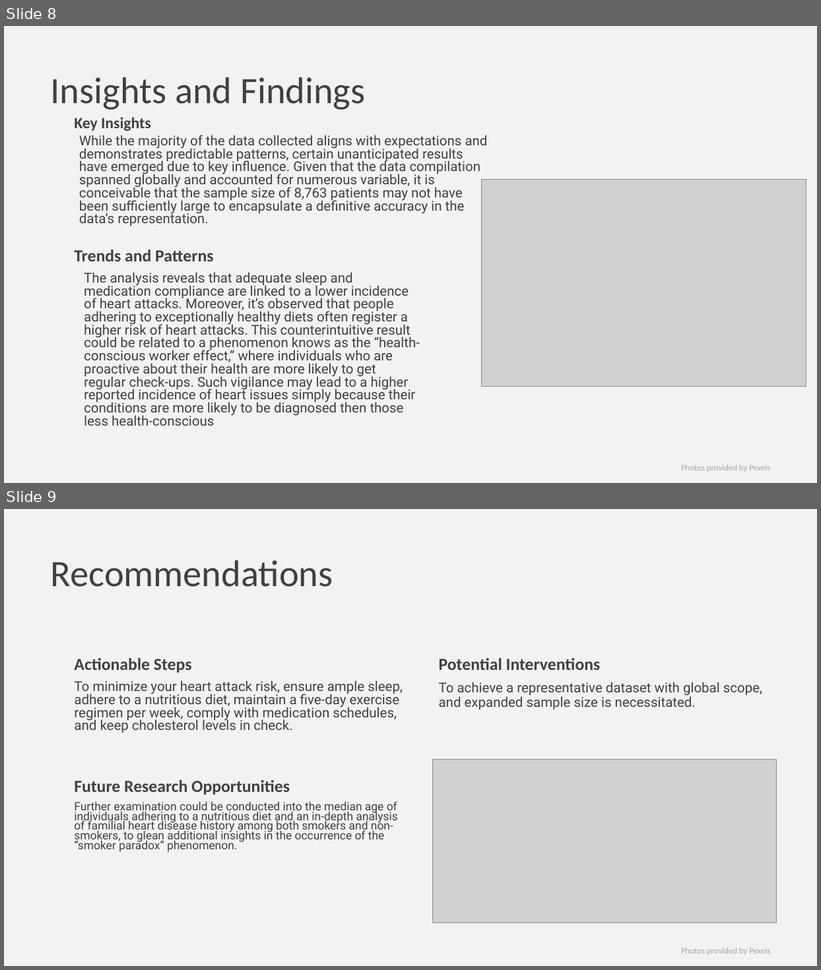
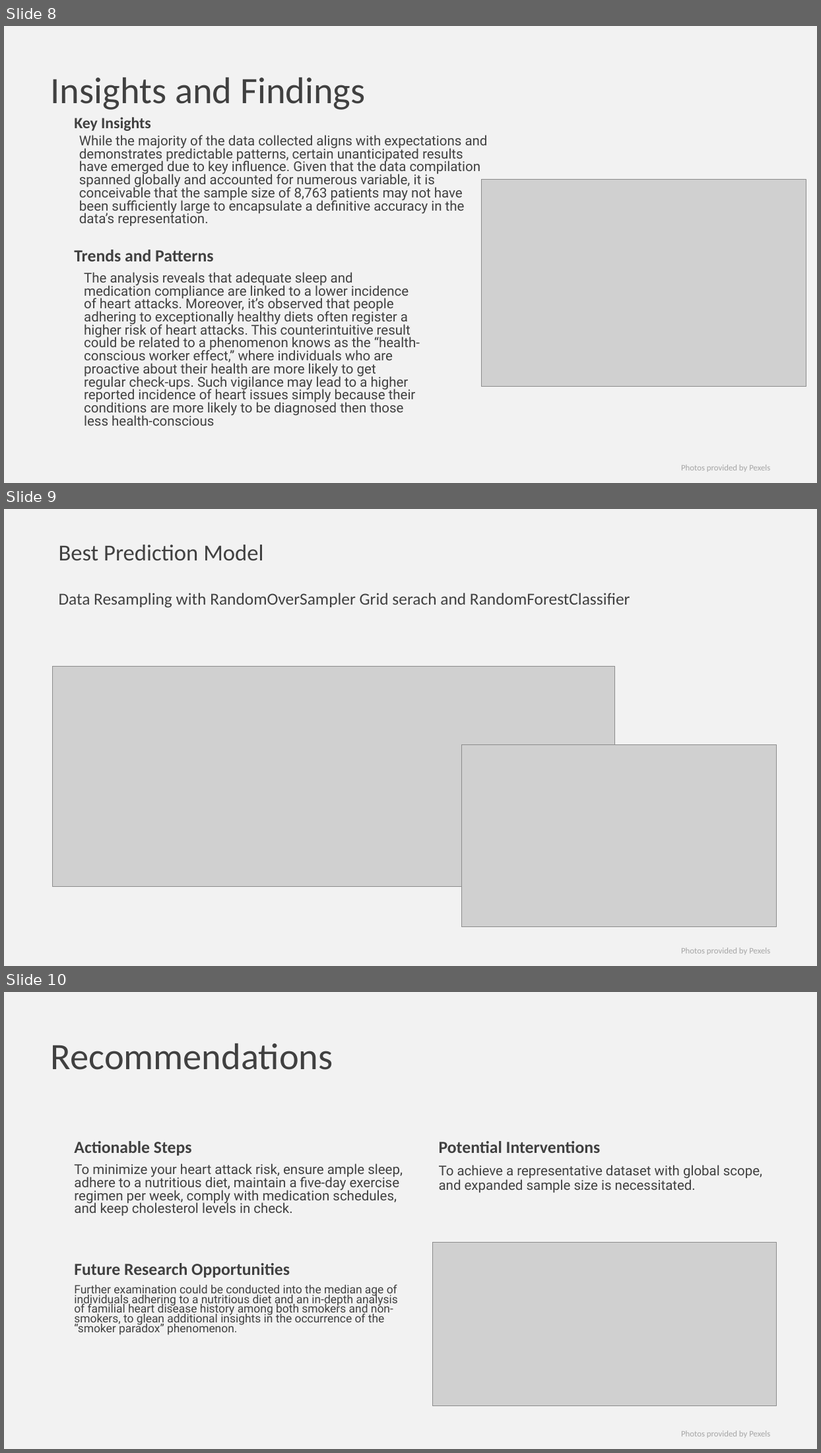
Before and after one commit to Arnawutu/Project4Group7, a slide deck: Heart_Risk_Data_Analysis_Project_4.pptx. Shown one above the other, each under a label of ours: slides 8 and 9 before the commit, slides 8, 9 and 10 after it. The pictures are 821x970 and 821x1453 pixels, drawn with LibreOffice and Linux fonts; fonts in the diff are those of the drawing; grey boxes stand for pictures. Boxes give left, top, right and bottom in pixels: in the first picture for what was removed or moved away, otherwise in the second. Text is boxed around its words. In the diff, an @@ line names an element or a change of style, - is before the commit and + after.

Commit message:
update ppt

```diff
--- a/Heart_Risk_Data_Analysis_Project_4.pptx
+++ b/Heart_Risk_Data_Analysis_Project_4.pptx
@@ slide 9 added at box(4, 509, 817, 966), background #F2F2F2; not listed: 1 template element that a slide beside it also shows @@
@@ title added at box(59, 545, 630, 608), 19.8 pt, text #404040 @@
+Best Prediction Model
+Data Resampling with RandomOverSampler Grid serach and RandomForestClassifier
@@ picture added at box(52, 666, 614, 887) @@
@@ picture added at box(462, 745, 777, 927) @@
@@ what was slide 9 is now slide 10 @@
```
